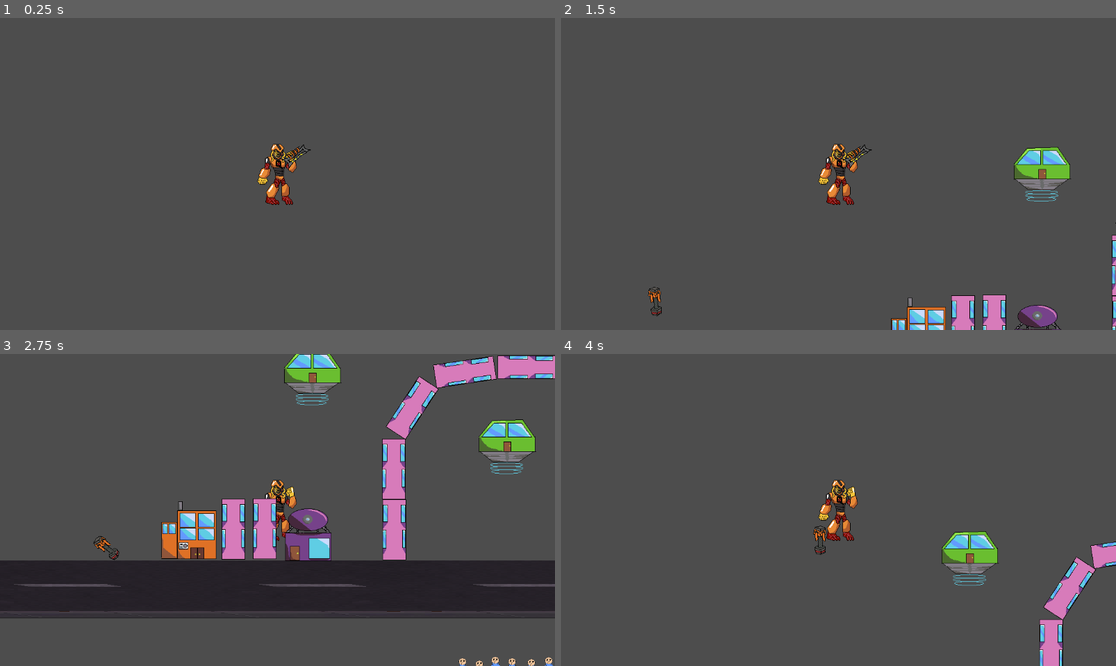
Above: before the commit, frames 1-4 (two rows, left to right).
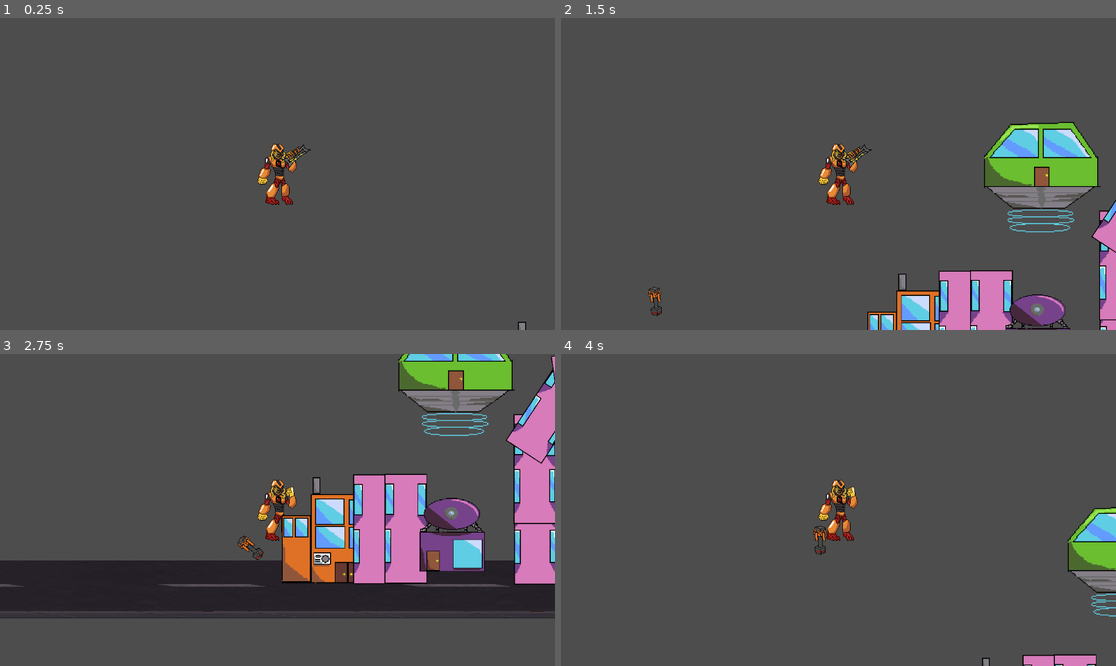
Above: after the commit, the same moments.

Repository: nextgentechteamofficial/Gamedev.js-NGTT--Freiheit-Z
Game: Godot game, scene res://Scenes/city_level.tscn
Same seed, same stepped clock (60 frames per second), same inputs: the game is played once before the commit and once after it.
Inputs (mouse positions are in pixels of both pictures, inside the frame that each line leads up to):
- Up to frame 1 (0.25 s): no input
- Up to frame 2 (1.5 s): tap Enter at 0.5 s; move the mouse to (960, 158) at 0.52 s; hold D (Move Right) 0.53-1.28 s; click (960, 158) at 0.6 s; move the mouse to (727, 189) at 1.27 s; hold Down (Move Down) from 1.28 s (still down); right-click (727, 189) at 1.35 s
- Up to frame 3 (2.75 s): move the mouse to (333, 441) at 2.02 s; release Down (Move Down) at 2.03 s; hold D (Move Right) from 2.03 s (still down); click (333, 441) at 2.1 s
- Up to frame 4 (4 s): move the mouse to (810, 572) at 2.77 s; release D (Move Right) at 2.78 s; hold Up (Move Up) 2.78-3.53 s; right-click (810, 572) at 2.85 s; move the mouse to (1005, 556) at 3.52 s; hold Left (Move Left ) from 3.53 s (still down); click (1005, 556) at 3.6 s

The runs differ from the first frame. In frame 1, less than 0.1% of the frame differs, in the area x 93-95%, y 97-100%; in frame 2, 9.4%; in frame 3, 25%, in the area x 0-100%, y 0-100%; in frame 4, 4.6%.

Commit message:
buildings

Diff:
--- a/gamedev.js-freiheit-z/Scenes/factory_building.tscn
+++ b/gamedev.js-freiheit-z/Scenes/factory_building.tscn
@@ -19,7 +19,9 @@
 [sub_resource type="RectangleShape2D" id="RectangleShape2D_kg731"]
 size = Vector2(25, 69)
 
-[node name="factory_building" type="Area2D" unique_id=418766888]
+[node name="factory_building" type="StaticBody2D" unique_id=129678372]
+scale = Vector2(1.8304939, 1.8304939)
+collision_layer = 3
 
 [node name="AnimatedSprite2D" type="AnimatedSprite2D" parent="." unique_id=769093216]
 sprite_frames = SubResource("SpriteFrames_n170r")
--- a/gamedev.js-freiheit-z/Scenes/floating_building.tscn
+++ b/gamedev.js-freiheit-z/Scenes/floating_building.tscn
@@ -16,7 +16,9 @@
 [sub_resource type="CircleShape2D" id="CircleShape2D_lhqmx"]
 radius = 46.0
 
-[node name="floating_building" type="Area2D" unique_id=2004961822]
+[node name="floating_building" type="StaticBody2D" unique_id=1837378663]
+scale = Vector2(2.0262089, 2.0262089)
+collision_layer = 3
 
 [node name="AnimatedSprite2D" type="AnimatedSprite2D" parent="." unique_id=1072426499]
 sprite_frames = SubResource("SpriteFrames_amjqv")
--- a/gamedev.js-freiheit-z/Scenes/music_store.tscn
+++ b/gamedev.js-freiheit-z/Scenes/music_store.tscn
@@ -19,7 +19,9 @@
 [sub_resource type="CapsuleShape2D" id="CapsuleShape2D_3cb52"]
 height = 74.0
 
-[node name="music_store" type="Area2D" unique_id=213656932]
+[node name="music_store" type="StaticBody2D" unique_id=754281841]
+scale = Vector2(1.4018216, 1.4018216)
+collision_layer = 3
 
 [node name="AnimatedSprite2D" type="AnimatedSprite2D" parent="." unique_id=618957928]
 sprite_frames = SubResource("SpriteFrames_ontv8")
--- a/gamedev.js-freiheit-z/Scenes/street.tscn
+++ b/gamedev.js-freiheit-z/Scenes/street.tscn
@@ -21,6 +21,7 @@
 size = Vector2(1265, 110)
 
 [node name="street" type="StaticBody2D" unique_id=1824621484]
+collision_layer = 3
 
 [node name="AnimatedSprite2D" type="AnimatedSprite2D" parent="." unique_id=2139243060]
 position = Vector2(534, 76)
--- a/gamedev.js-freiheit-z/Scenes/tall_building.tscn
+++ b/gamedev.js-freiheit-z/Scenes/tall_building.tscn
@@ -16,7 +16,9 @@
 [sub_resource type="RectangleShape2D" id="RectangleShape2D_fl1iq"]
 size = Vector2(42, 118)
 
-[node name="tall_building" type="Area2D" unique_id=218402699]
+[node name="tall_building" type="StaticBody2D" unique_id=567137181]
+scale = Vector2(1.810297, 1.810297)
+collision_layer = 3
 
 [node name="AnimatedSprite2D" type="AnimatedSprite2D" parent="." unique_id=298498660]
 sprite_frames = SubResource("SpriteFrames_o7ijv")
